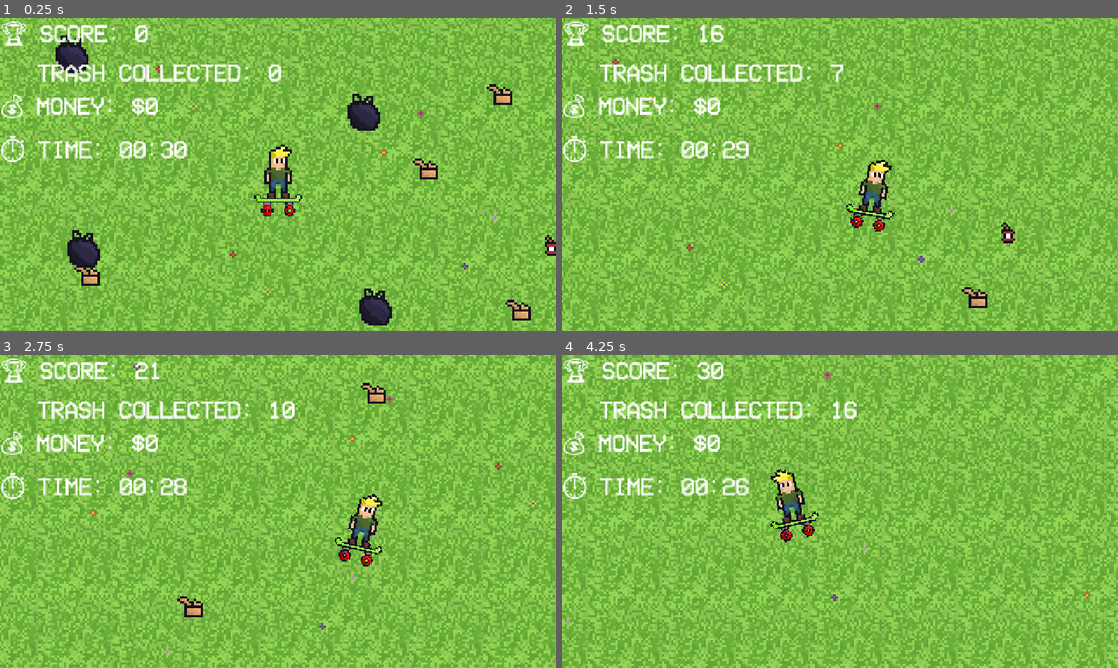
Above: before the commit, frames 1-4 (two rows, left to right).
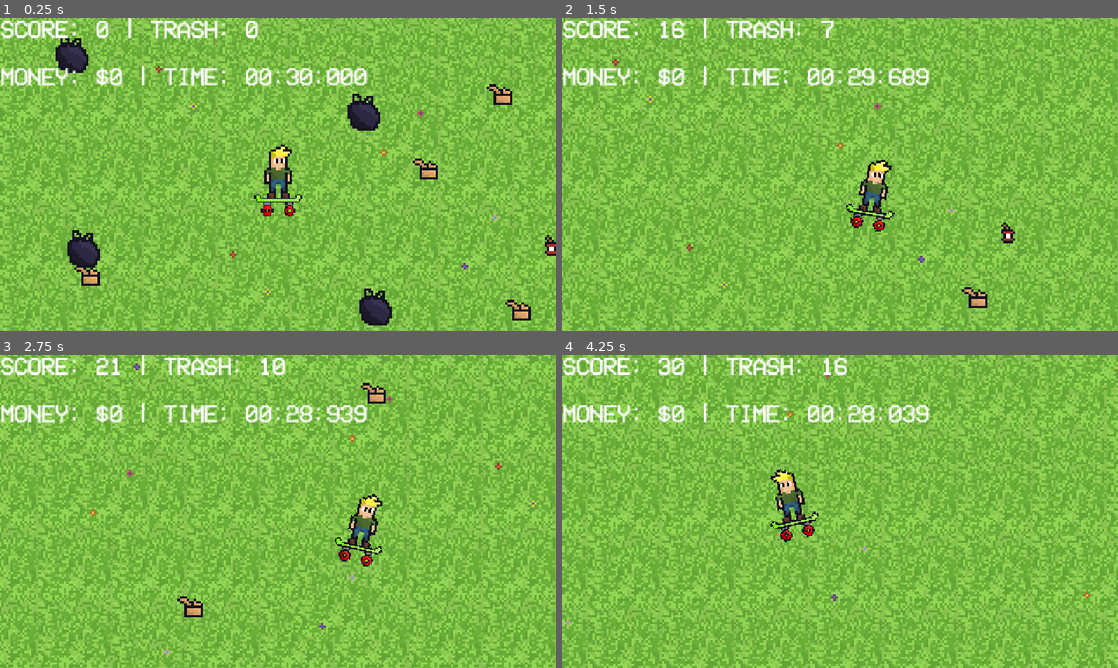
Above: after the commit, the same moments.

Repository: Zacharger0/Clean-Up-The-Town
Game: Godot game, scene res://world/world.tscn
Two runs of this game, one before a commit and one after it. Both use one fixed random seed, a clock stepped at 60 frames per second and the inputs below.
Inputs:
- Up to frame 1 (0.25 s): no input
- Up to frame 2 (1.5 s): tap Enter (ui_accept) at 0.5, 0.77 s; hold D (right) 0.53-1.28 s; hold E (recycle) 0.53-1.28 s; hold S (down) from 1.28 s (still down); tap E (recycle) at 1.35 s
- Up to frame 3 (2.75 s): tap Enter (ui_accept) at 1.52 s; release S (down) at 2.03 s; hold D (right) from 2.03 s (still down); hold Shift (sprint) from 2.03 s (still down); tap E (recycle) at 2.3 s
- Up to frame 4 (4.25 s): release D (right) at 2.78 s; release Shift (sprint) at 2.78 s; hold W (up) 2.78-3.53 s; tap E (recycle) at 2.85 s; tap Enter (ui_accept) at 3.02, 3.77 s; hold A (left) from 3.53 s (still down); hold E (recycle) from 3.53 s (still down)

The runs differ from the first frame. In frame 1, 5.7% of the frame differs, in the area x 0-67%, y 0-46%; in frame 2, 5.7%; in frame 3, 5.8%; in frame 4, 5.9%.

Commit message:
Update score_manager.gd

Diff:
--- a/world/score_manager.gd
+++ b/world/score_manager.gd
@@ -5,11 +5,12 @@
 @onready var game_over_label: Label = $GameOverLabel
 
 # --- Core Stats ---
-var total_trash_collected: int = 0      # how many items picked up
-var total_trash_value: int = 0          # hidden value for recycling
-var total_score: int = 0                # lifetime score (increases on pickup)
+var total_trash_collected: int = 0      # total number of trash items picked up
+var total_trash_value: int = 0          # hidden value used for recycling
+var total_score: int = 0                # lifetime score (updates on pickup)
 var money: int = 0
-var game_time: float = 30.0  # seconds
+var game_time: float = 30.0             # seconds
+var ms_time_accum: float = 0.0          # internal accumulator for milliseconds
 
 # --- Signals ---
 signal score_updated(new_score: int)
@@ -17,9 +18,11 @@
 signal money_updated(new_money: int)
 signal timer_ended
 
+# ---------------------- SETUP ----------------------
+
 func _ready() -> void:
 	add_to_group("score_manager")
-	game_timer.wait_time = 1.0
+	game_timer.wait_time = 0.01  # tick every 10ms for ms precision
 	game_timer.autostart = true
 	game_timer.connect("timeout", Callable(self, "_on_game_timer_timeout"))
 	game_over_label.visible = false
@@ -28,10 +31,10 @@
 # ---------------------- ADD TRASH ----------------------
 
 func add_trash(value: int) -> void:
-	# Each trash gives immediate score but also builds up hidden value for recycling
+	# Each trash gives immediate score but also adds hidden value for recycling
 	total_trash_collected += 1
-	total_trash_value += value  # used internally for money conversion
-	total_score += value        # visible lifetime score
+	total_trash_value += value     # used for money conversion later
+	total_score += value           # lifetime visible score
 	trash_collected.emit(total_trash_collected)
 	score_updated.emit(total_score)
 	_update_score_label()
@@ -42,18 +45,18 @@
 	if total_trash_value <= 0:
 		return
 
-	# Convert hidden trash value to money
-	var earned_money = int(total_trash_value / 10)
+	# Convert hidden trash value into money
+	var earned_money := int(total_trash_value / 10)
 	money += earned_money
 	total_trash_value = 0  # reset after recycling
 
 	money_updated.emit(money)
 	_update_score_label()
 
-# ---------------------- TIMER ----------------------
+# ---------------------- TIMER (with milliseconds) ----------------------
 
 func _on_game_timer_timeout() -> void:
-	game_time -= 1
+	game_time -= 0.01
 	if game_time <= 0:
 		game_time = 0
 		game_timer.stop()
@@ -64,14 +67,18 @@
 # ---------------------- UPDATE LABEL ----------------------
 
 func _update_score_label() -> void:
+	var total_ms := int((game_time - int(game_time)) * 1000)
 	var minutes := int(game_time) / 60
 	var seconds := int(game_time) % 60
-	score_label.text = "🏆 SCORE: %d\n🧩 TRASH COLLECTED: %d\n💰 MONEY: $%d\n⏱ TIME: %02d:%02d" % [
+
+	score_label.text = "SCORE: %d | TRASH: %d\n
+						MONEY: $%d | TIME: %02d:%02d:%03d" % [
 		total_score,
 		total_trash_collected,
 		money,
 		minutes,
-		seconds
+		seconds,
+		total_ms
 	]
 
 # ---------------------- GAME OVER ----------------------
